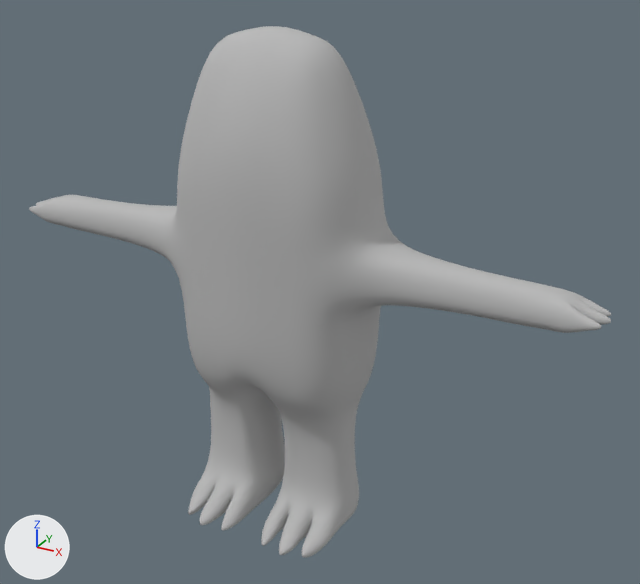
Two versions of the Blender file Blender/Enemy/Model/boss_rigged.blend, one commit apart.
Rendered twice from a 50 mm lens placed at (2.7, -4.3, 3.88), pointed at (0.29, 0.09, 1.69). Arrows for +X, +Y and +Z are at lower left; the lights stay in place.

Objects in the first picture: 'Boss'.
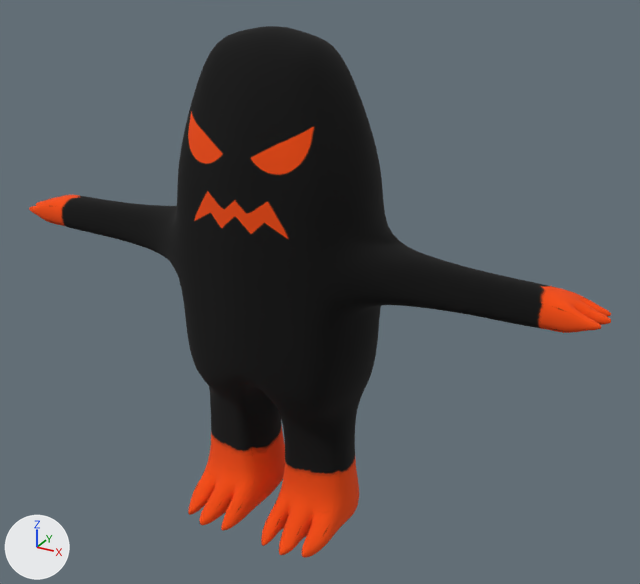
Pixel boxes [x1, y1, x2, y2] of what changed, in the pictures (640 x 584 px):
'Boss', surface changed (grey to black)
    both: [29, 26, 611, 558]

What changed in the scene script:
```text
Add img_material_base_color:
    img_material_base_color = load_image('Material Base Color', '_unpacked/Material_Base_Color', 2048, 2048, 'sRGB')
Change mat_material:
    remove mat_material.base_color = (0.5, 0.5, 0.5)  # grey #bcbcbc
    add mat_material.texture = img_material_base_color
```
